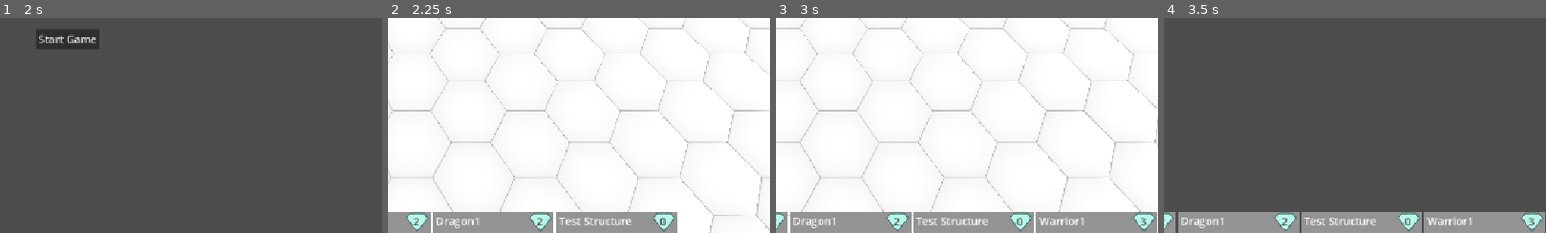
Above: before the commit, frames 1-4 (left to right).
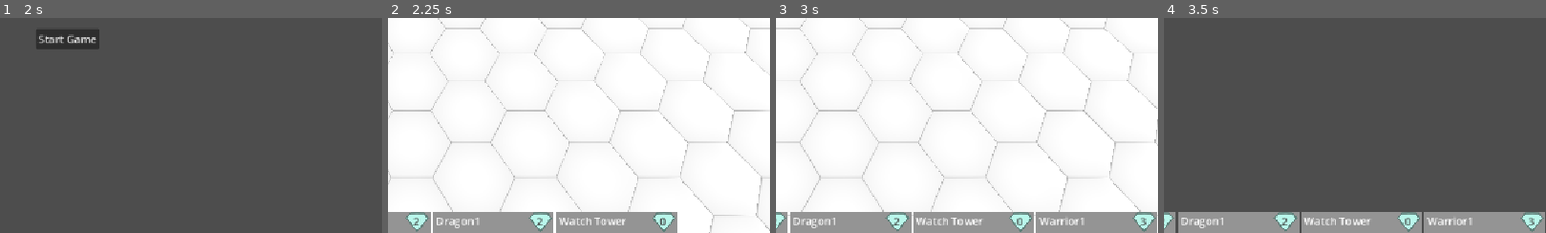
Above: after the commit, the same moments.

Repository: S4l4kin/gamedev82025
Game: Godot game, scene res://game.tscn
Same seed, same stepped clock (60 frames per second), same inputs: the game is played once before the commit and once after it. The engine's default icon, where the game draws it, is replaced by a stand-in: a white triangle on a blue panel in a dark square.
Inputs (mouse positions are % of the whole screen's width and height, from its top left):
- Up to frame 1 (2 s): click (34, 44) at 0.52 s; type "Alex" at 0.6 s; click "Host Game" at 1.25 s
- Up to frame 2 (2.25 s): click "Start Game" at 2 s
- Up to frame 3 (3 s): tap Enter at 2.75, 2.85 s; move the mouse to (72, 45) at 2.77 s; hold D from 2.78 s (still down); click (72, 45) at 2.92 s
- Up to frame 4 (3.5 s): keep holding D
The pictures show only the part of the screen within x 47-97%, y 28-78%; the shares and areas given below are measured in that part.

Frame 1 is identical in both runs. In frame 2, 0.4% of the frame differs, in the area x 44-64%, y 92-97%; in frame 3, 0.4%, in the area x 36-56%, y 92-97%; in frame 4, 0.4%.
Error in both runs: Cannot call method 'texture_create' on a null value. (res://Scripts/FogOfWar.gd:95)

Commit message:
började på watch tower men nåt fel med playpredicate

Diff:
--- a/Cards/Test/scout2.tres
+++ b/Cards/Test/scout2.tres
@@ -1,8 +1,26 @@
-[gd_resource type="Resource" script_class="Card" load_steps=3 format=3 uid="uid://b1keu7toxfky2"]
+[gd_resource type="Resource" script_class="Card" load_steps=4 format=3 uid="uid://b1keu7toxfky2"]
 
 [ext_resource type="Texture2D" uid="uid://brsc0s1ltstq4" path="res://Assets/Icons/Resources/scoutPic.jpg" id="1_wptvm"]
 [ext_resource type="Script" uid="uid://dtj6f2ym5ac5b" path="res://Scripts/Resources/Card.gd" id="2_akm5d"]
 
+[sub_resource type="GDScript" id="GDScript_wptvm"]
+script/source = "extends Unit
+class_name scout2
+
+var conquring_hexes : Array[Vector2i]
+
+func on_post_move():
+	var neighbours = GameManager.board_manager.get_neighbours(x,y)
+	conquring_hexes.append(Vector2i(x,y))
+	for neighbour : Hex in neighbours:
+		conquring_hexes.append(neighbour.coord)
+	extended_sight()
+
+func extended_sight():
+	var board = GameManager.board_manager
+	for coord : Vector2i in conquring_hexes:
+		board.fog.reveal_hex(coord.x, coord.y)
+"
 
 [resource]
 script = ExtResource("2_akm5d")
@@ -17,4 +35,5 @@
 unit_type = 3
 health = 3
 speed = 8
+custom_script = SubResource("GDScript_wptvm")
 metadata/_custom_type_script = "uid://dtj6f2ym5ac5b"
--- a/Cards/Test/test_structure.tres
+++ /dev/null
@@ -1,13 +0,0 @@
-[gd_resource type="Resource" script_class="Card" load_steps=2 format=3 uid="uid://crpqymbdwcg5m"]
-
-[ext_resource type="Script" uid="uid://dtj6f2ym5ac5b" path="res://Scripts/Resources/Card.gd" id="1_pubdn"]
-
-[resource]
-script = ExtResource("1_pubdn")
-name = "Test Structure"
-id = "test_structure"
-type = 2
-cost = {}
-description = "This is a placeholder Structure"
-health = 3
-metadata/_custom_type_script = "uid://dtj6f2ym5ac5b"
--- /dev/null
+++ b/Cards/Test/whatch_tower.tres
@@ -0,0 +1,42 @@
+[gd_resource type="Resource" script_class="Card" load_steps=3 format=3 uid="uid://crpqymbdwcg5m"]
+
+[ext_resource type="Script" uid="uid://dtj6f2ym5ac5b" path="res://Scripts/Resources/Card.gd" id="1_6jr08"]
+
+[sub_resource type="GDScript" id="GDScript_5k02a"]
+script/source = "extends Structure
+class_name watch_tower
+
+var visible_hexes : Array[Vector2i]
+
+func on_play():
+	var neighbours = GameManager.board_manager.get_neighbours(x,y)
+	conquring_hexes.append(Vector2i(x,y))
+	for neighbour : Hex in neighbours:
+		var new_neighbours = GameManager.board_manager.get_neighbours(neighbour.coord.x, neighbour.coord.y)
+		for new_neighbour : Hex in new_neighbours:
+			visible_hexes.append(new_neighbour.coord)
+		conquring_hexes.append(neighbour.coord)
+	conqure_hexes()
+
+func conqure_hexes():
+	var board = GameManager.board_manager
+	for coord : Vector2i in conquring_hexes:
+		print(coord)
+		if not board.conqured_hexes.has(coord):
+			board.conqured_hexes[coord] = player
+			board.outline.set_hex_coord_outline(\"conqured_hexes\", coord, board.player_colors[player])
+			board.fog.reveal_hex(coord.x, coord.y)
+	for visible_coord : Vector2i in visible_hexes:
+		board.fog.reveal_hex(visible_coord.x, visible_coord.y)
+"
+
+[resource]
+script = ExtResource("1_6jr08")
+name = "Watch Tower"
+id = "watch_tower"
+type = 2
+cost = {}
+description = "This is a placeholder Structure"
+health = 3
+custom_script = SubResource("GDScript_5k02a")
+metadata/_custom_type_script = "uid://dtj6f2ym5ac5b"
--- a/Scenes/player.tscn
+++ b/Scenes/player.tscn
@@ -7,7 +7,7 @@
 [sub_resource type="Resource" id="Resource_vgqql"]
 script = ExtResource("2_6t5aa")
 hq = "test_headquarter"
-card_list = Array[String](["dragon2", "dragon1", "dragon3", "test_structure", "scout1", "scout1", "troll1", "warrior1", "warrior1", "warrior1", "troll1", "troll1", "dragon3", "dragon1", "dragon2"])
+card_list = Array[String](["dragon2", "dragon1", "dragon3", "watch_tower", "scout1", "scout2", "troll1", "warrior1", "warrior1", "warrior1", "troll1", "troll1", "dragon3", "dragon1", "dragon2"])
 deck_name = "Test Deck"
 metadata/_custom_type_script = "uid://dk61f267qiwks"
 
